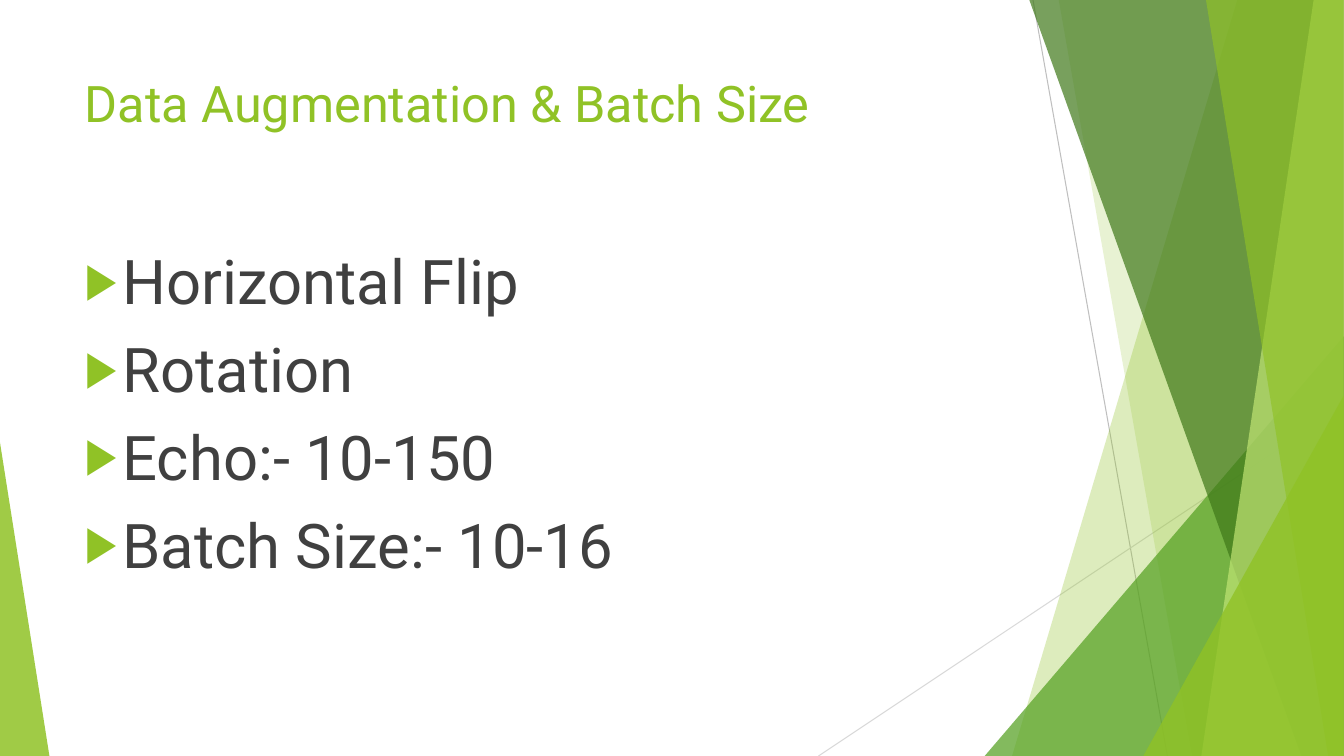
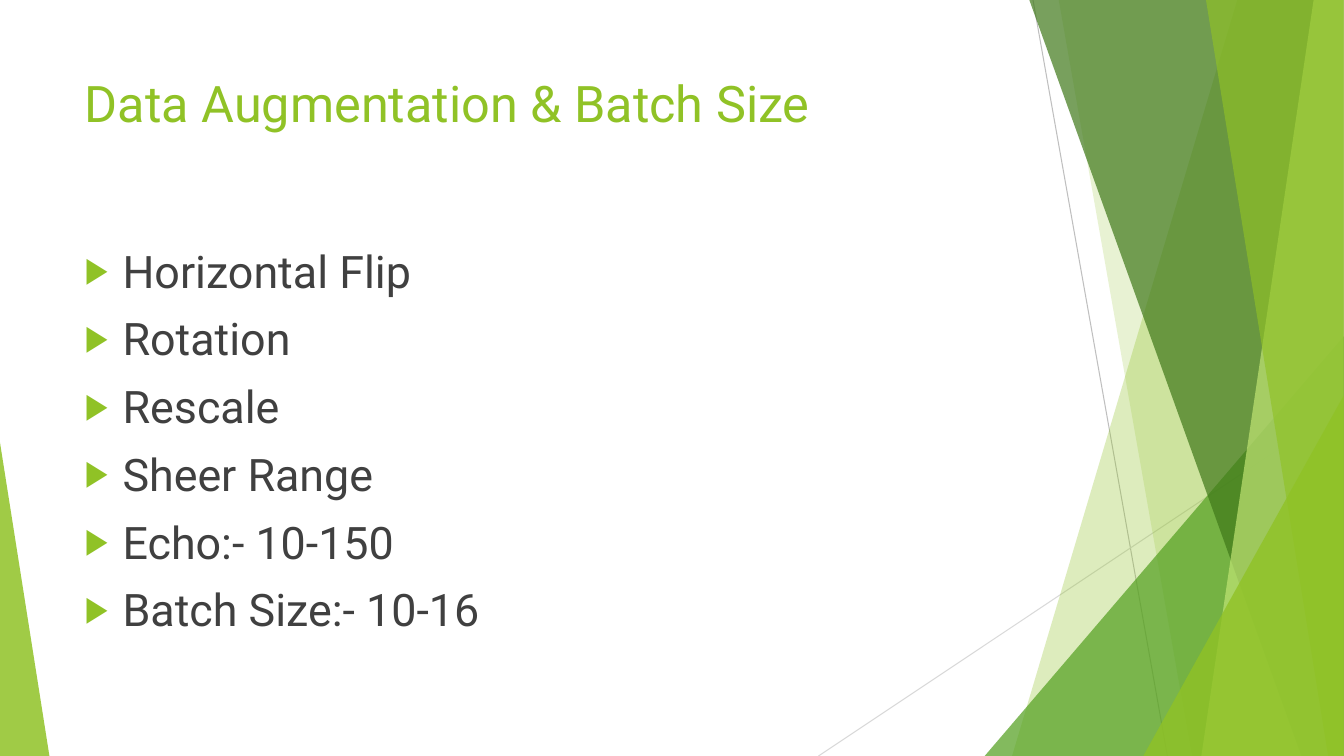
Before and after one commit to SriramSrinivas/PresentationFinal, a slide deck: slide 3 of Plant, Soil and Weed Identification.pptx. Drawn at 1344x756 pixels with LibreOffice and Linux fonts; fonts in the diff are those of the drawing. Boxes give left, top, right and bottom in pixels: in the first picture for what was removed or moved away, otherwise in the second. Text is boxed around its words. In the diff, an @@ line names an element or a change of style, - is before the commit and + after.

```diff
--- a/Plant, Soil and Weed Identification.pptx
+++ b/Plant, Soil and Weed Identification.pptx
@@ text at bbox=[123, 254, 479, 627]: size 44 to 32 pt in "Horizontal Flip", "Rotation", "Echo:- 10-150", "Batch Size:- 10-16" @@
@@ text at bbox=[123, 389, 374, 501]: paragraphs added @@
+▶ Rescale
+▶ Sheer Range
```
Also in this commit, not shown: 2 other slides changed.
